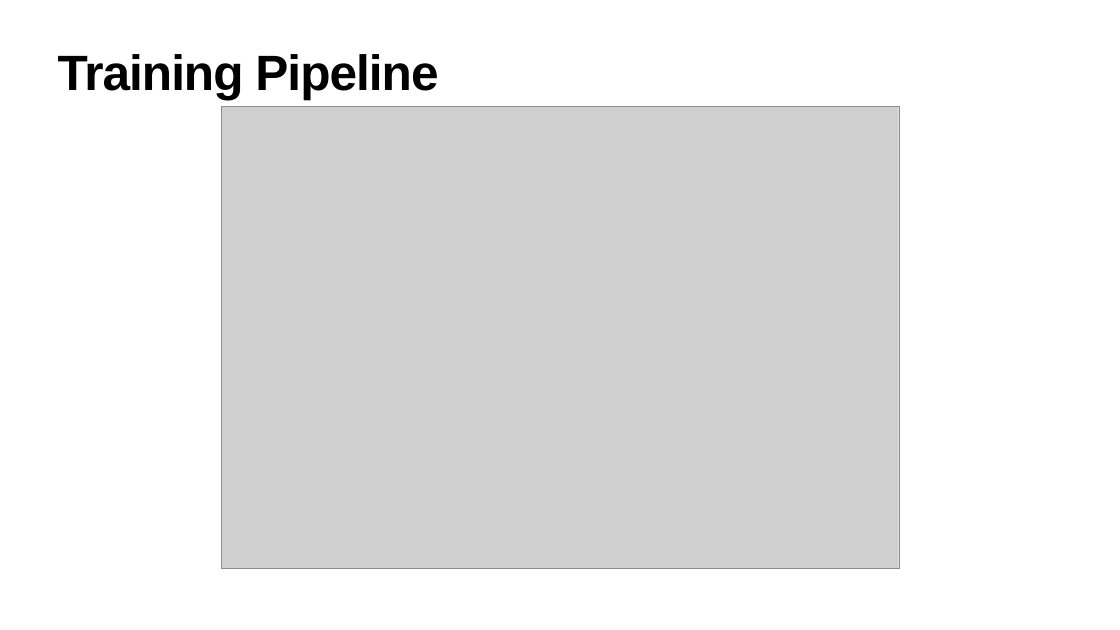
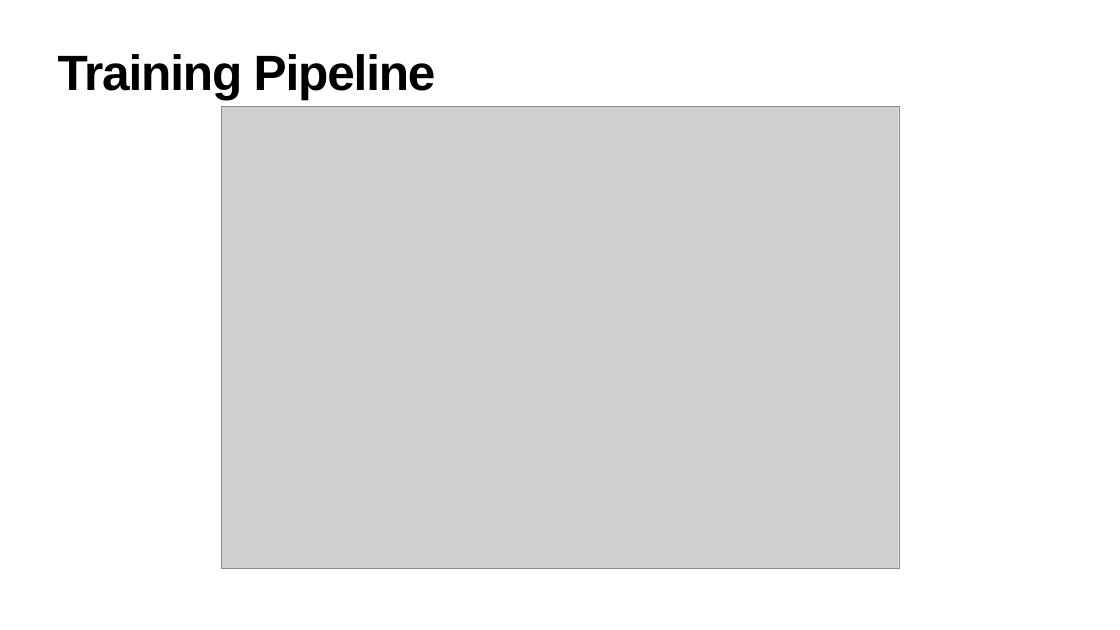
Before and after one commit to julig3ccd/BinAI, a slide deck: slide 3 of presentation/final_presentation.pptx. Drawn at 1120x630 pixels with LibreOffice and Linux fonts; fonts in the diff are those of the drawing; grey boxes stand for pictures. Boxes give left, top, right and bottom in pixels: in the first picture for what was removed or moved away, otherwise in the second. Text is boxed around its words. In the diff, an @@ line names an element or a change of style, - is before the commit and + after.

```diff
--- a/presentation/final_presentation.pptx
+++ b/presentation/final_presentation.pptx
@@ title "Training Pipeline" at bbox=[58, 54, 436, 99]: letter spacing -1.7 to -2 pt @@
```
Also in this commit, not shown: 8 other slides changed.
